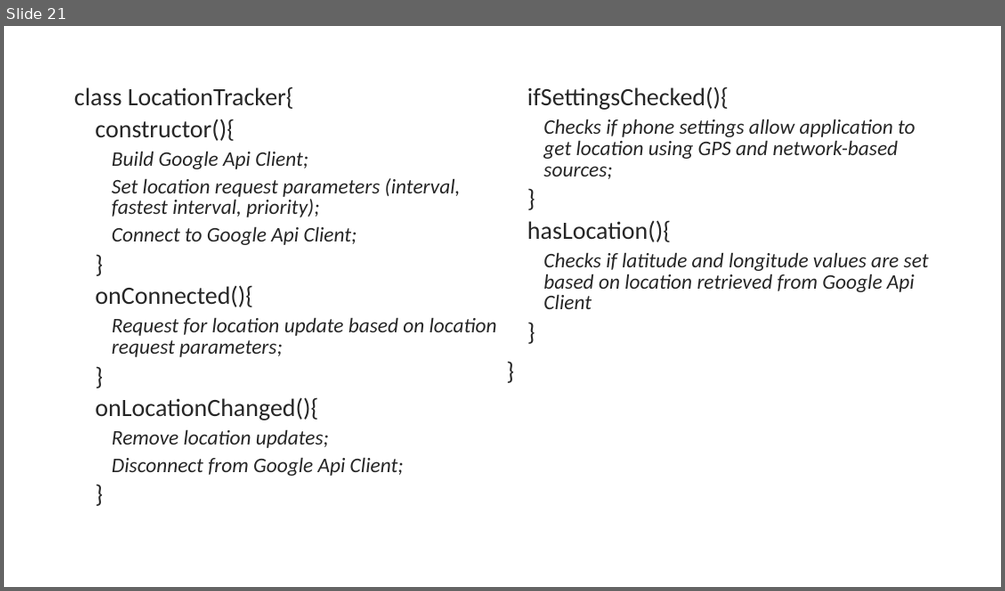
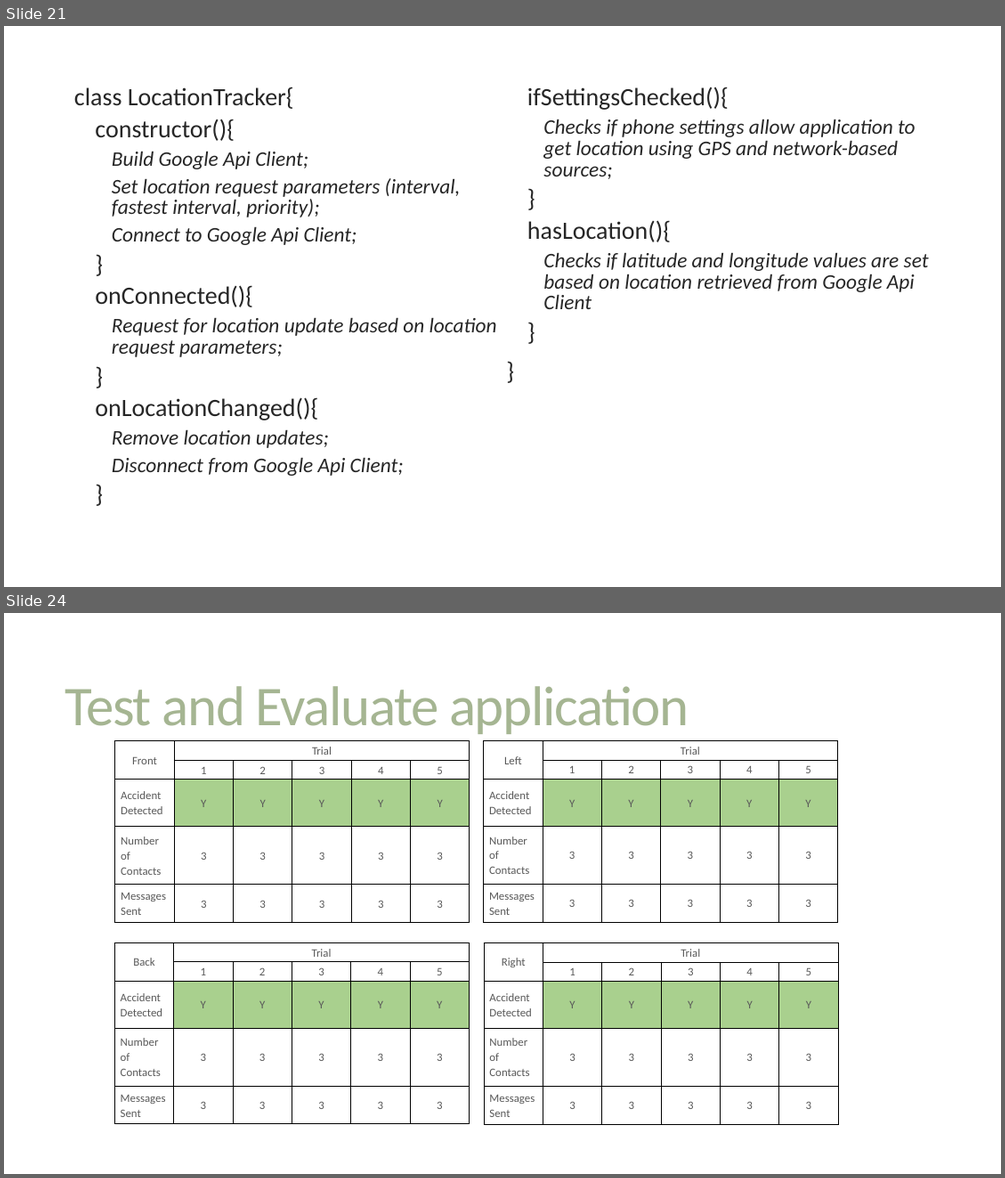
Before and after one commit to Talatsu92/Thesis, a slide deck: Documents/Thesis Defense.pptx. Shown one above the other, each under a label of ours: slide 21 before the commit, slides 21 and 24 after it; the slides between them are not shown. The pictures are 1005x591 and 1005x1178 pixels, drawn with LibreOffice and Linux fonts; fonts in the diff are those of the drawing. Boxes give left, top, right and bottom in pixels: in the first picture for what was removed or moved away, otherwise in the second. Text is boxed around its words. In the diff, an @@ line names an element or a change of style, - is before the commit and + after.

```diff
--- a/Documents/Thesis Defense.pptx
+++ b/Documents/Thesis Defense.pptx
@@ slide 24 added at (4,613,1001,1174), background #FFFFFF @@
@@ title added at (65,686,688,734), 54 pt, text #A5B592 @@
+Test and Evaluate application
@@ table added at (115,741,469,923), 5 rows, 6 columns @@
+Front | Trial |  |  |  | 
+ | 1 | 2 | 3 | 4 | 5
+Accident Detected | Y | Y | Y | Y | Y
+Number of Contacts | 3 | 3 | 3 | 3 | 3
+Messages Sent | 3 | 3 | 3 | 3 | 3
@@ table added at (484,741,838,923), 5 rows, 6 columns @@
+Left | Trial |  |  |  | 
+ | 1 | 2 | 3 | 4 | 5
+Accident Detected | Y | Y | Y | Y | Y
+Number of Contacts | 3 | 3 | 3 | 3 | 3
+Messages Sent | 3 | 3 | 3 | 3 | 3
@@ table added at (114,943,469,1125), 5 rows, 6 columns @@
+Back | Trial |  |  |  | 
+ | 1 | 2 | 3 | 4 | 5
+Accident Detected | Y | Y | Y | Y | Y
+Number of Contacts | 3 | 3 | 3 | 3 | 3
+Messages Sent | 3 | 3 | 3 | 3 | 3
@@ table added at (484,943,839,1125), 5 rows, 6 columns @@
+Right | Trial |  |  |  | 
+ | 1 | 2 | 3 | 4 | 5
+Accident Detected | Y | Y | Y | Y | Y
+Number of Contacts | 3 | 3 | 3 | 3 | 3
+Messages Sent | 3 | 3 | 3 | 3 | 3
```
Also in this commit, not shown: 2 slides changed, 14 other slides added, 5 slides removed, 5 other files.
